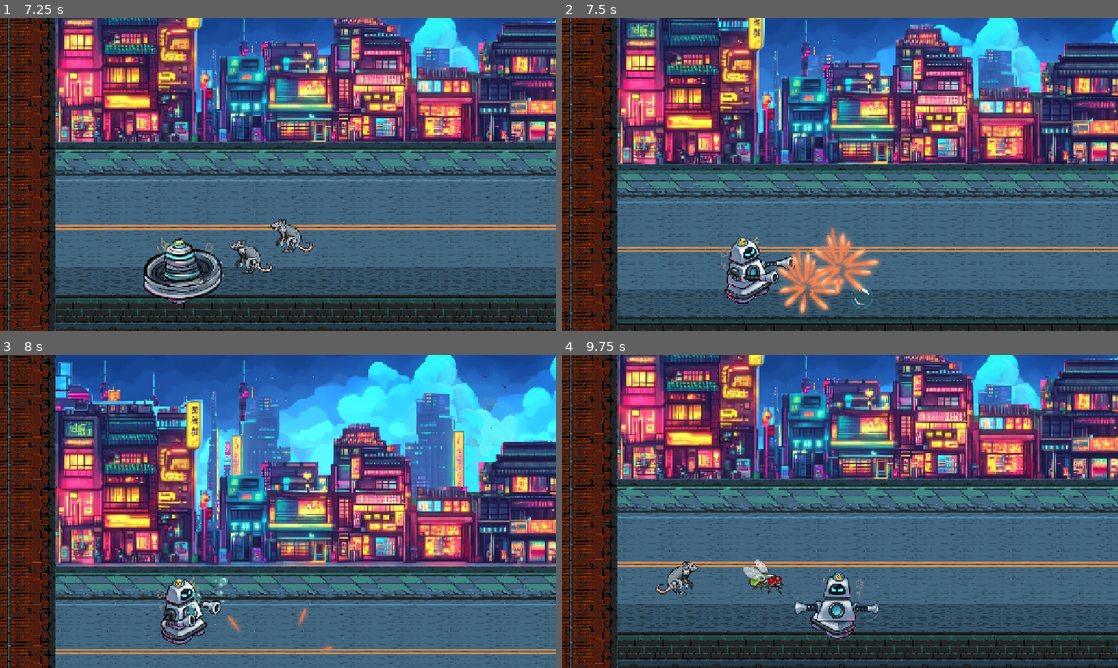
Above: before the commit, frames 1-4 (two rows, left to right).
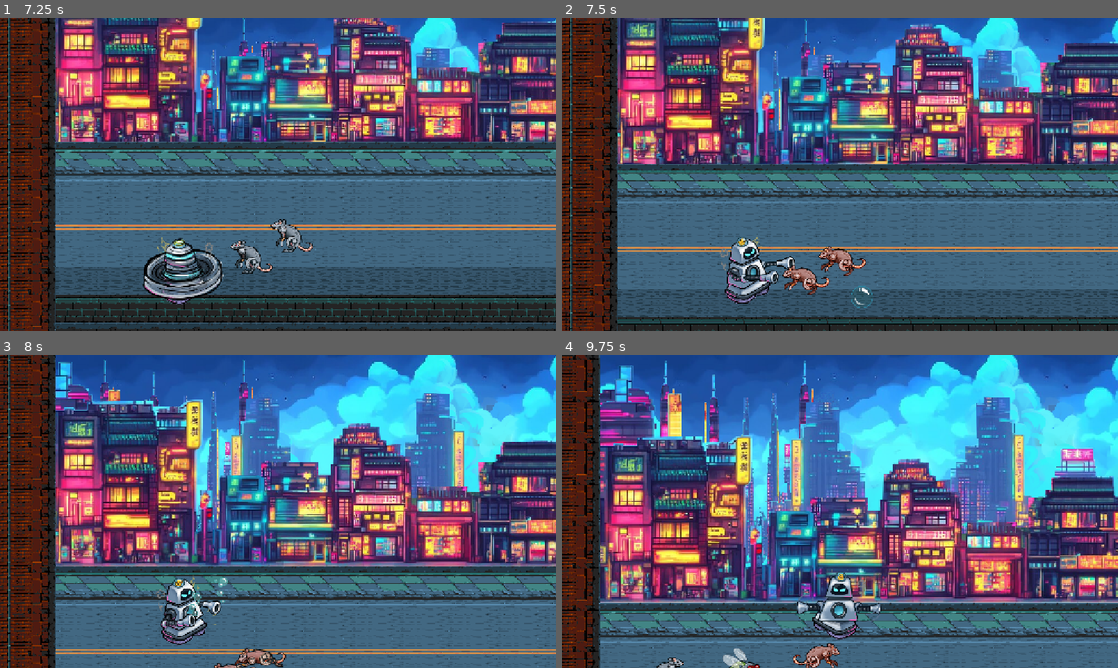
Above: after the commit, the same moments.

Repository: asdrome/bubbletron
Game: Godot game, scene res://Escenas/main.tscn
Two runs of this game, one before a commit and one after it. Both use one fixed random seed, a clock stepped at 60 frames per second and the inputs below.
Inputs (mouse positions are in pixels of both pictures, inside the frame that each line leads up to):
- Up to frame 1 (7.25 s): click "Jugar" at 0.5 s; move the mouse to (400, 158) at 1.27 s; press the mouse at (400, 158) at 1.28 s; hold D (right) 1.28-2.03 s; move the mouse to (166, 190) at 2.02 s; release the mouse at (166, 190) at 2.03 s; hold S (down) 2.03-2.78 s; tap Shift (spin) every 1.5 s from 2.1 to 6.6 s; tap Enter at 2.75 s; move the mouse to (333, 105) at 2.77 s; press the mouse at (333, 105) at 2.78 s; hold D (right) 2.78-3.53 s; move the mouse to (250, 237) at 3.52 s; release the mouse at (250, 237) at 3.53 s; hold W (up) 3.53-4.28 s; move the mouse to (444, 221) at 4.27 s; press the mouse at (444, 221) at 4.28 s; hold A (left) 4.28-5.78 s; move the mouse to (111, 127) at 5.02 s; release the mouse at (111, 127) at 5.03 s; move the mouse to (305, 174) at 5.77 s; press the mouse at (305, 174) at 5.78 s; hold S (down) 5.78-6.53 s; move the mouse to (194, 96) at 6.52 s; release the mouse at (194, 96) at 6.53 s; hold D (right) from 6.53 s (still down)
- Up to frame 2 (7.5 s): move the mouse to (962, 158) at 7.27 s; release D (right) at 7.28 s; press the mouse at (962, 158) at 7.28 s; hold W (up) from 7.28 s (still down)
- Up to frame 3 (8 s): keep holding W (up)
- Up to frame 4 (9.75 s): move the mouse to (728, 527) at 8.02 s; release W (up) at 8.03 s; release the mouse at (728, 527) at 8.03 s; hold D (right) 8.03-8.78 s; tap Shift (spin) at 8.1, 9.6 s; move the mouse to (895, 442) at 8.77 s; press the mouse at (895, 442) at 8.78 s; hold S (down) 8.78-9.53 s; move the mouse to (812, 574) at 9.52 s; release the mouse at (812, 574) at 9.53 s; hold A (left) from 9.53 s (still down)

Frame 1 is identical in both runs. In frame 2, 2.6% of the frame differs, in the area x 38-58%, y 67-95%; in frame 3, 0.6%; in frame 4, 88%, in the area x 0-100%, y 0-100%.

Commit message:
SpinAttack Rat death anim

Diff:
--- a/Escenas/Personajes/BubbleBot.tscn
+++ b/Escenas/Personajes/BubbleBot.tscn
@@ -64,6 +64,30 @@
 "transitions": PackedFloat32Array(1),
 "update": 1,
 "values": [0]
+}
+tracks/1/type = "value"
+tracks/1/imported = false
+tracks/1/enabled = true
+tracks/1/path = NodePath("HitBox/CollisionShape2D:disabled")
+tracks/1/interp = 1
+tracks/1/loop_wrap = true
+tracks/1/keys = {
+"times": PackedFloat32Array(0),
+"transitions": PackedFloat32Array(1),
+"update": 1,
+"values": [true]
+}
+tracks/2/type = "value"
+tracks/2/imported = false
+tracks/2/enabled = true
+tracks/2/path = NodePath("HitBox/CollisionShape2D:shape:size")
+tracks/2/interp = 1
+tracks/2/loop_wrap = true
+tracks/2/keys = {
+"times": PackedFloat32Array(0),
+"transitions": PackedFloat32Array(1),
+"update": 0,
+"values": [Vector2(0, 0)]
 }
 
 [sub_resource type="Animation" id="Animation_bau71"]
@@ -91,13 +115,37 @@
 tracks/0/imported = false
 tracks/0/enabled = true
 tracks/0/path = NodePath("Sprite2D:frame")
-tracks/0/interp = 1
+tracks/0/interp = 2
 tracks/0/loop_wrap = true
 tracks/0/keys = {
 "times": PackedFloat32Array(0, 0.1, 0.2, 0.3, 0.4, 0.5, 0.6, 0.7, 0.8, 0.9),
 "transitions": PackedFloat32Array(1, 1, 1, 1, 1, 1, 1, 1, 1, 1),
 "update": 1,
 "values": [18, 19, 20, 21, 22, 23, 21, 22, 23, 24]
+}
+tracks/1/type = "value"
+tracks/1/imported = false
+tracks/1/enabled = true
+tracks/1/path = NodePath("HitBox/CollisionShape2D:disabled")
+tracks/1/interp = 1
+tracks/1/loop_wrap = true
+tracks/1/keys = {
+"times": PackedFloat32Array(0, 0.9),
+"transitions": PackedFloat32Array(1, 1),
+"update": 1,
+"values": [false, true]
+}
+tracks/2/type = "value"
+tracks/2/imported = false
+tracks/2/enabled = true
+tracks/2/path = NodePath("HitBox/CollisionShape2D:shape:size")
+tracks/2/interp = 1
+tracks/2/loop_wrap = true
+tracks/2/keys = {
+"times": PackedFloat32Array(0.1, 0.2, 0.3, 0.9),
+"transitions": PackedFloat32Array(1, 1, 1, 1),
+"update": 0,
+"values": [Vector2(176, 20), Vector2(176, 64), Vector2(184, 120), Vector2(20, 20)]
 }
 
 [sub_resource type="AnimationLibrary" id="AnimationLibrary_bau71"]
@@ -113,6 +161,9 @@
 [sub_resource type="RectangleShape2D" id="RectangleShape2D_02v2i"]
 size = Vector2(96, 88)
 
+[sub_resource type="RectangleShape2D" id="RectangleShape2D_iq1ao"]
+size = Vector2(0, 0)
+
 [node name="BubbleBot" type="CharacterBody2D" groups=["Jugador"]]
 texture_filter = 1
 collision_layer = 2
@@ -139,11 +190,18 @@
 position = Vector2(-16, 0)
 shape = SubResource("RectangleShape2D_02v2i")
 
-[node name="Area2D" type="Area2D" parent="." groups=["Jugador"]]
-
-[node name="CollisionShape2D" type="CollisionShape2D" parent="Area2D"]
+[node name="Contact" type="Area2D" parent="." groups=["Jugador"]]
+
+[node name="CollisionShape2D" type="CollisionShape2D" parent="Contact"]
 position = Vector2(-16, 0)
 shape = SubResource("RectangleShape2D_02v2i")
 
+[node name="HitBox" type="Area2D" parent="." groups=["JugadorHitBox"]]
+
+[node name="CollisionShape2D" type="CollisionShape2D" parent="HitBox"]
+position = Vector2(4, -4)
+shape = SubResource("RectangleShape2D_iq1ao")
+disabled = true
+
 [connection signal="animation_finished" from="AnimationPlayer" to="." method="_on_animation_player_animation_finished"]
-[connection signal="area_entered" from="Area2D" to="." method="_on_area_2d_area_entered"]
+[connection signal="area_entered" from="Contact" to="." method="_on_area_2d_area_entered"]
--- a/Escenas/Personajes/bubble_bot.gd
+++ b/Escenas/Personajes/bubble_bot.gd
@@ -75,5 +75,5 @@
 func _on_area_2d_area_entered(area: Area2D) -> void:
 	if area.is_in_group("Enemigos"):
 		take_damage(5)
-	if area.is_in_group("Projectiles"):
+	if area.is_in_group("Proyectiles"):
 		take_damage(1)
--- a/Escenas/Personajes/rata.gd
+++ b/Escenas/Personajes/rata.gd
@@ -29,6 +29,7 @@
 
 func _on_animation_player_animation_finished(anim_name: StringName) -> void:
 	if anim_name == "Death":
+		set_physics_process(false)
 		queue_free()
 	else:
 		animation_player.play("Walk")
@@ -36,10 +37,11 @@
 
 func _on_area_2d_area_entered(area: Area2D) -> void:
 	if area.is_in_group("burbuja"):
-		var explosion = EXPLOSION.instantiate()
-		explosion.global_position = global_position
-		add_sibling(explosion)
-		queue_free()
+		animation_player.play("Death")
+		#var explosion = EXPLOSION.instantiate()
+		#explosion.global_position = global_position
+		#add_sibling(explosion)
 	if area.is_in_group("Jugador"):
-		print("Tocao")
 		animation_player.play("Attack")
+	if area.is_in_group("JugadorHitBox"):
+		animation_player.play("Death")
--- a/Escenas/Personajes/rata.tscn
+++ b/Escenas/Personajes/rata.tscn
@@ -1,7 +1,8 @@
-[gd_scene load_steps=8 format=3 uid="uid://1n23g0d8jcth"]
+[gd_scene load_steps=10 format=3 uid="uid://1n23g0d8jcth"]
 
 [ext_resource type="Script" uid="uid://bat0afg8pf56f" path="res://Escenas/Personajes/rata.gd" id="1_7j181"]
 [ext_resource type="Texture2D" uid="uid://p1b0jpufk30p" path="res://Assets/Personajes/Rata.png" id="1_xga6c"]
+[ext_resource type="Texture2D" uid="uid://dvu6ql1c77tla" path="res://Assets/Personajes/Ilustración2 (3).png" id="3_ryorl"]
 
 [sub_resource type="CircleShape2D" id="CircleShape2D_7j181"]
 radius = 64.4981
@@ -35,6 +36,66 @@
 "transitions": PackedFloat32Array(1),
 "update": 1,
 "values": [0]
+}
+tracks/1/type = "value"
+tracks/1/imported = false
+tracks/1/enabled = true
+tracks/1/path = NodePath(".:texture")
+tracks/1/interp = 1
+tracks/1/loop_wrap = true
+tracks/1/keys = {
+"times": PackedFloat32Array(0),
+"transitions": PackedFloat32Array(1),
+"update": 1,
+"values": [ExtResource("1_xga6c")]
+}
+tracks/2/type = "value"
+tracks/2/imported = false
+tracks/2/enabled = true
+tracks/2/path = NodePath(".:region_rect")
+tracks/2/interp = 1
+tracks/2/loop_wrap = true
+tracks/2/keys = {
+"times": PackedFloat32Array(0),
+"transitions": PackedFloat32Array(1),
+"update": 1,
+"values": [Rect2(223, 118, 110, 70)]
+}
+tracks/3/type = "value"
+tracks/3/imported = false
+tracks/3/enabled = true
+tracks/3/path = NodePath(".:region_enabled")
+tracks/3/interp = 1
+tracks/3/loop_wrap = true
+tracks/3/keys = {
+"times": PackedFloat32Array(0, 0.001),
+"transitions": PackedFloat32Array(1, 1),
+"update": 1,
+"values": [false, false]
+}
+tracks/4/type = "value"
+tracks/4/imported = false
+tracks/4/enabled = true
+tracks/4/path = NodePath(".:hframes")
+tracks/4/interp = 1
+tracks/4/loop_wrap = true
+tracks/4/keys = {
+"times": PackedFloat32Array(0),
+"transitions": PackedFloat32Array(1),
+"update": 1,
+"values": [6]
+}
+tracks/5/type = "value"
+tracks/5/imported = false
+tracks/5/enabled = true
+tracks/5/path = NodePath(".:vframes")
+tracks/5/interp = 1
+tracks/5/loop_wrap = true
+tracks/5/keys = {
+"times": PackedFloat32Array(0),
+"transitions": PackedFloat32Array(1),
+"update": 1,
+"values": [6]
 }
 
 [sub_resource type="Animation" id="Animation_7j181"]
@@ -54,9 +115,74 @@
 "values": [0, 1, 2, 3, 4, 5]
 }
 
+[sub_resource type="Animation" id="Animation_bqt75"]
+resource_name = "Death"
+step = 0.5
+tracks/0/type = "value"
+tracks/0/imported = false
+tracks/0/enabled = true
+tracks/0/path = NodePath(".:texture")
+tracks/0/interp = 1
+tracks/0/loop_wrap = true
+tracks/0/keys = {
+"times": PackedFloat32Array(0),
+"transitions": PackedFloat32Array(1),
+"update": 1,
+"values": [ExtResource("3_ryorl")]
+}
+tracks/1/type = "value"
+tracks/1/imported = false
+tracks/1/enabled = true
+tracks/1/path = NodePath(".:region_rect")
+tracks/1/interp = 2
+tracks/1/loop_wrap = true
+tracks/1/keys = {
+"times": PackedFloat32Array(0, 0.5),
+"transitions": PackedFloat32Array(1, 1),
+"update": 1,
+"values": [Rect2(223, 118, 110, 70), Rect2(349, 144, 117, 47)]
+}
+tracks/2/type = "value"
+tracks/2/imported = false
+tracks/2/enabled = true
+tracks/2/path = NodePath(".:region_enabled")
+tracks/2/interp = 1
+tracks/2/loop_wrap = true
+tracks/2/keys = {
+"times": PackedFloat32Array(0),
+"transitions": PackedFloat32Array(1),
+"update": 1,
+"values": [true]
+}
+tracks/3/type = "value"
+tracks/3/imported = false
+tracks/3/enabled = true
+tracks/3/path = NodePath(".:hframes")
+tracks/3/interp = 1
+tracks/3/loop_wrap = true
+tracks/3/keys = {
+"times": PackedFloat32Array(0),
+"transitions": PackedFloat32Array(1),
+"update": 1,
+"values": [1]
+}
+tracks/4/type = "value"
+tracks/4/imported = false
+tracks/4/enabled = true
+tracks/4/path = NodePath(".:vframes")
+tracks/4/interp = 1
+tracks/4/loop_wrap = true
+tracks/4/keys = {
+"times": PackedFloat32Array(0),
+"transitions": PackedFloat32Array(1),
+"update": 1,
+"values": [1]
+}
+
 [sub_resource type="AnimationLibrary" id="AnimationLibrary_bqt75"]
 _data = {
 &"Attack": SubResource("Animation_qpnyk"),
+&"Death": SubResource("Animation_bqt75"),
 &"RESET": SubResource("Animation_ryorl"),
 &"Walk": SubResource("Animation_7j181")
 }
@@ -70,7 +196,7 @@
 texture = ExtResource("1_xga6c")
 hframes = 6
 vframes = 6
-region_rect = Rect2(1, 10, 599, 80)
+region_rect = Rect2(223, 118, 110, 70)
 
 [node name="CollisionShape2D" type="CollisionShape2D" parent="."]
 position = Vector2(-8, 0)
Not shown: 1 places in Escenas/Personajes/BubbleBot.tscn that only renumber resources
